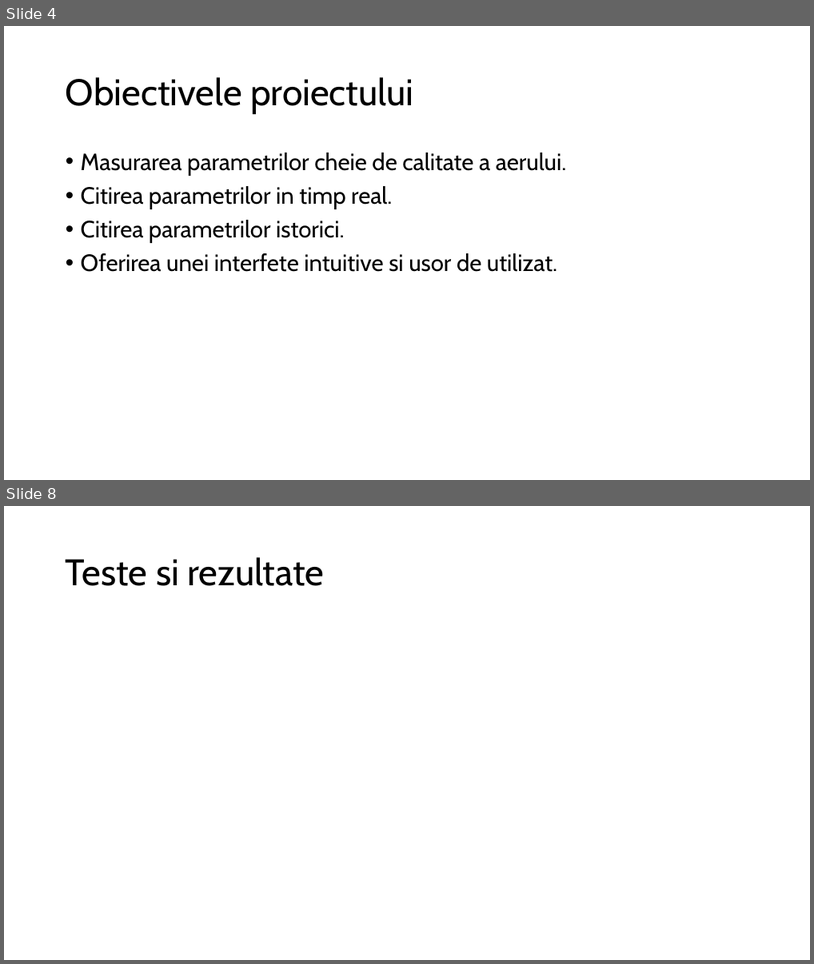
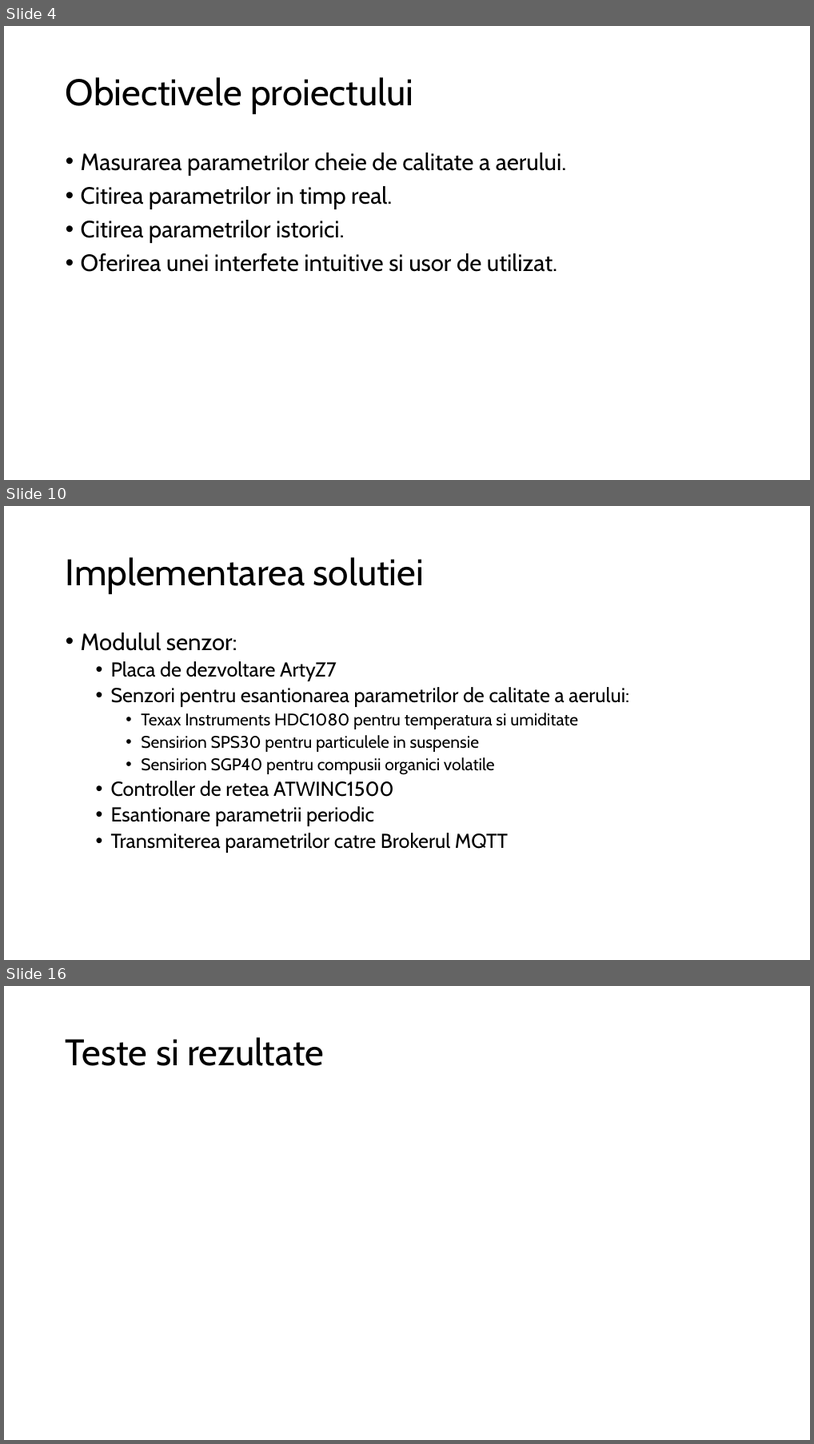
Before and after one commit to Coposescu/IoTDocumentation, a slide deck: Coposescu_Mihai_Octavian_prezentare.pptx. Shown one above the other, each under a label of ours: slides 4 and 8 before the commit, slides 4, 10 and 16 after it; the slides between them are not shown. The pictures are 814x964 and 814x1444 pixels, drawn with LibreOffice and Linux fonts; fonts in the diff are those of the drawing. Boxes give left, top, right and bottom in pixels: in the first picture for what was removed or moved away, otherwise in the second. Text is boxed around its words. In the diff, an @@ line names an element or a change of style, - is before the commit and + after.

```diff
--- a/Coposescu_Mihai_Octavian_prezentare.pptx
+++ b/Coposescu_Mihai_Octavian_prezentare.pptx
@@ slide 10 added at bbox=[4, 506, 810, 960], background #FFFFFF @@
@@ title added at bbox=[66, 557, 424, 594], 44 pt, text #000000 @@
+Implementarea solutiei
@@ text added at bbox=[81, 632, 630, 852], 24 pt, text #000000 @@
+• Modulul senzor:
+  • Placa de dezvoltare ArtyZ7
+  • Senzori pentru esantionarea parametrilor de calitate a aerului:
+    • Texax Instruments HDC1080 pentru temperatura si umiditate
+    • Sensirion SPS30 pentru particulele in suspensie
+    • Sensirion SGP40 pentru compusii organici volatile
+  • Controller de retea ATWINC1500
+  • Esantionare parametrii periodic
+  • Transmiterea parametrilor catre Brokerul MQTT
@@ what was slide 8 is now slide 16 @@
```
Also in this commit, not shown: 3 slides changed, 7 other slides added.
